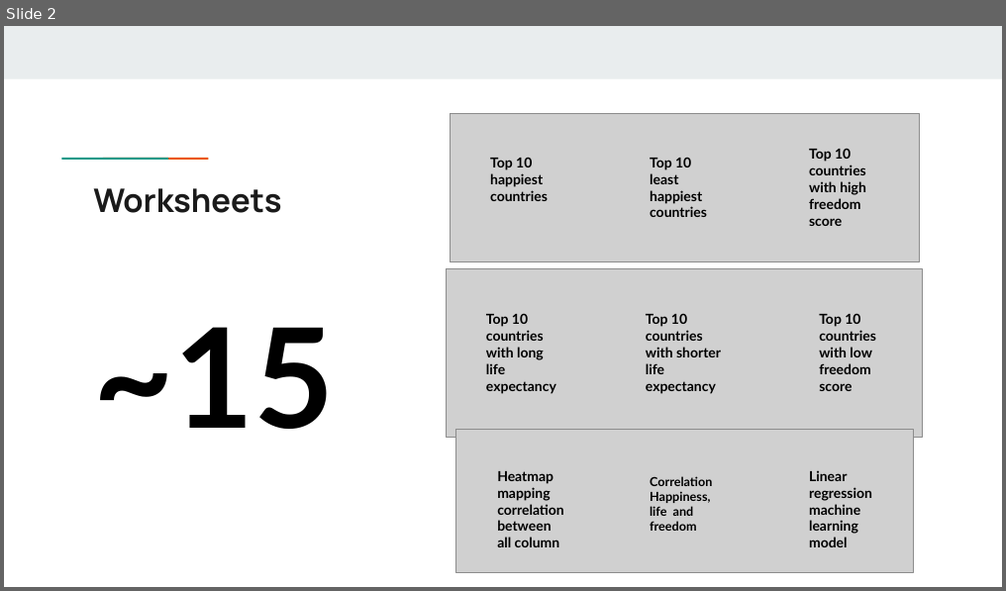
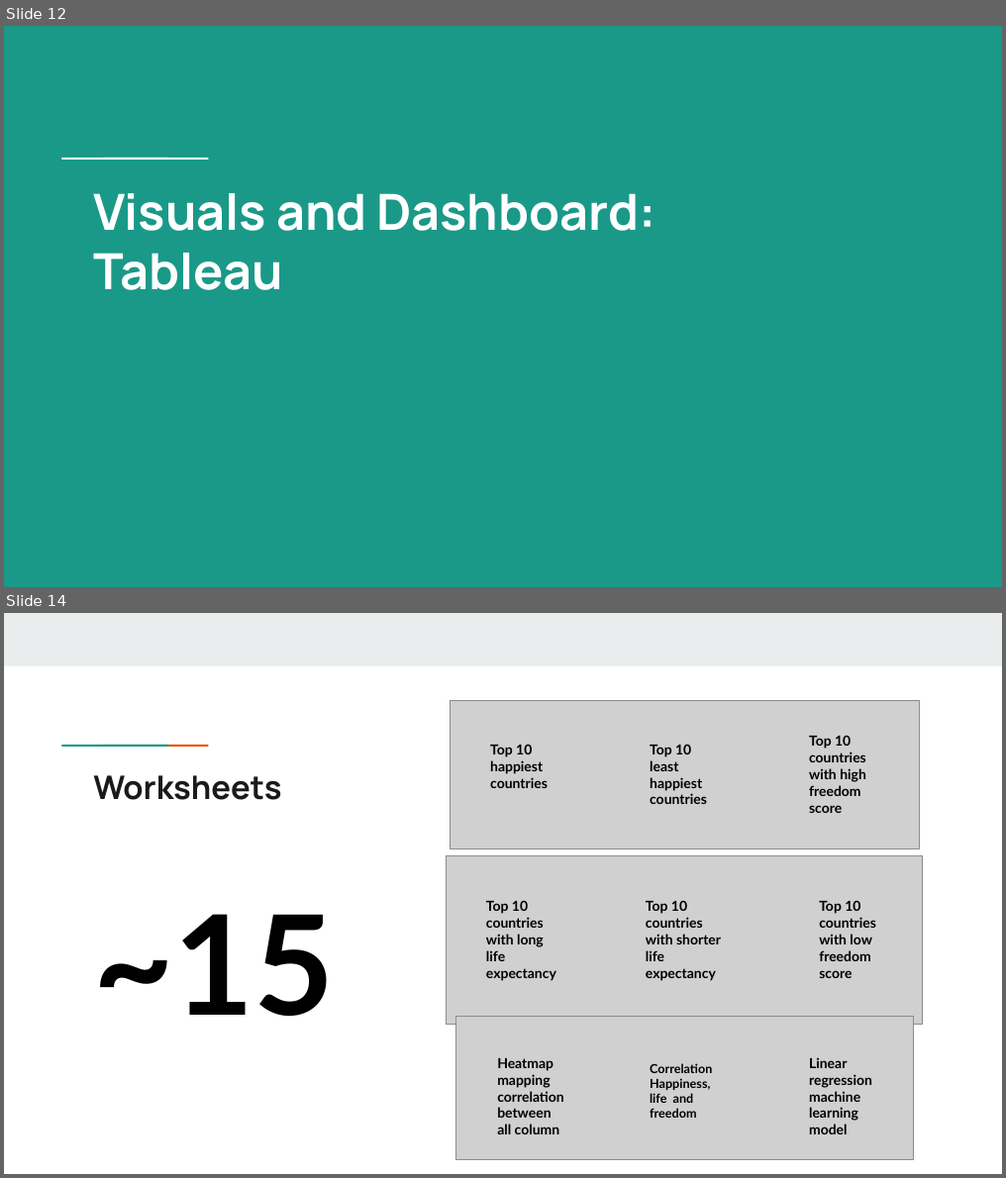
Before and after one commit to GloriaY007/Final-Group-Project-, a slide deck: Resources/Can we predict happiness.pptx. Shown one above the other, each under a label of ours: slide 2 before the commit, slides 12 and 14 after it; the slides between them are not shown. The pictures are 1006x591 and 1006x1178 pixels, drawn with LibreOffice and Linux fonts; fonts in the diff are those of the drawing; grey boxes stand for pictures. Boxes give left, top, right and bottom in pixels: in the first picture for what was removed or moved away, otherwise in the second. Text is boxed around its words. In the diff, an @@ line names an element or a change of style, - is before the commit and + after.

```diff
--- a/Resources/Can we predict happiness.pptx
+++ b/Resources/Can we predict happiness.pptx
@@ slide 12 added at (4,26,1002,587), background #1A9988 @@
@@ rectangle added at (95,156,136,161), fill #FFFFFF @@
@@ rectangle added at (135,156,175,161), fill #FFFFFF @@
@@ title added at (93,193,655,290), 36 pt, text #FFFFFF, bold @@
+Visuals and Dashboard:
+Tableau
@@ what was slide 2 is now slide 14 @@
```
Also in this commit, not shown: 1 slide changed, 13 other slides added.
